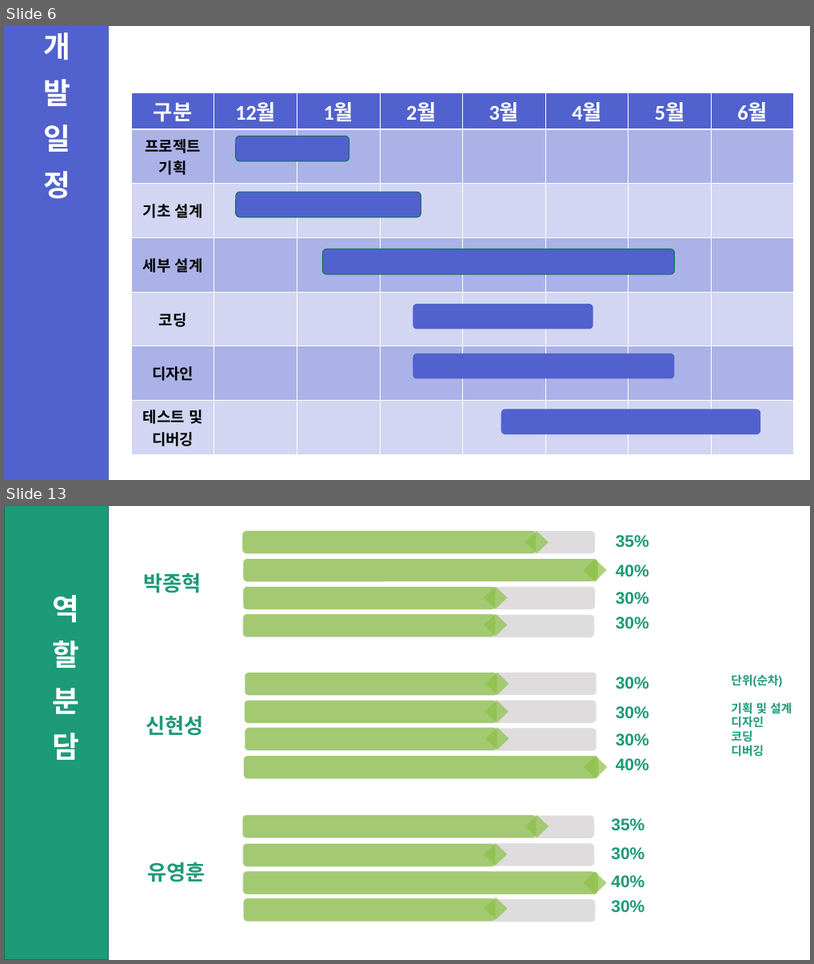
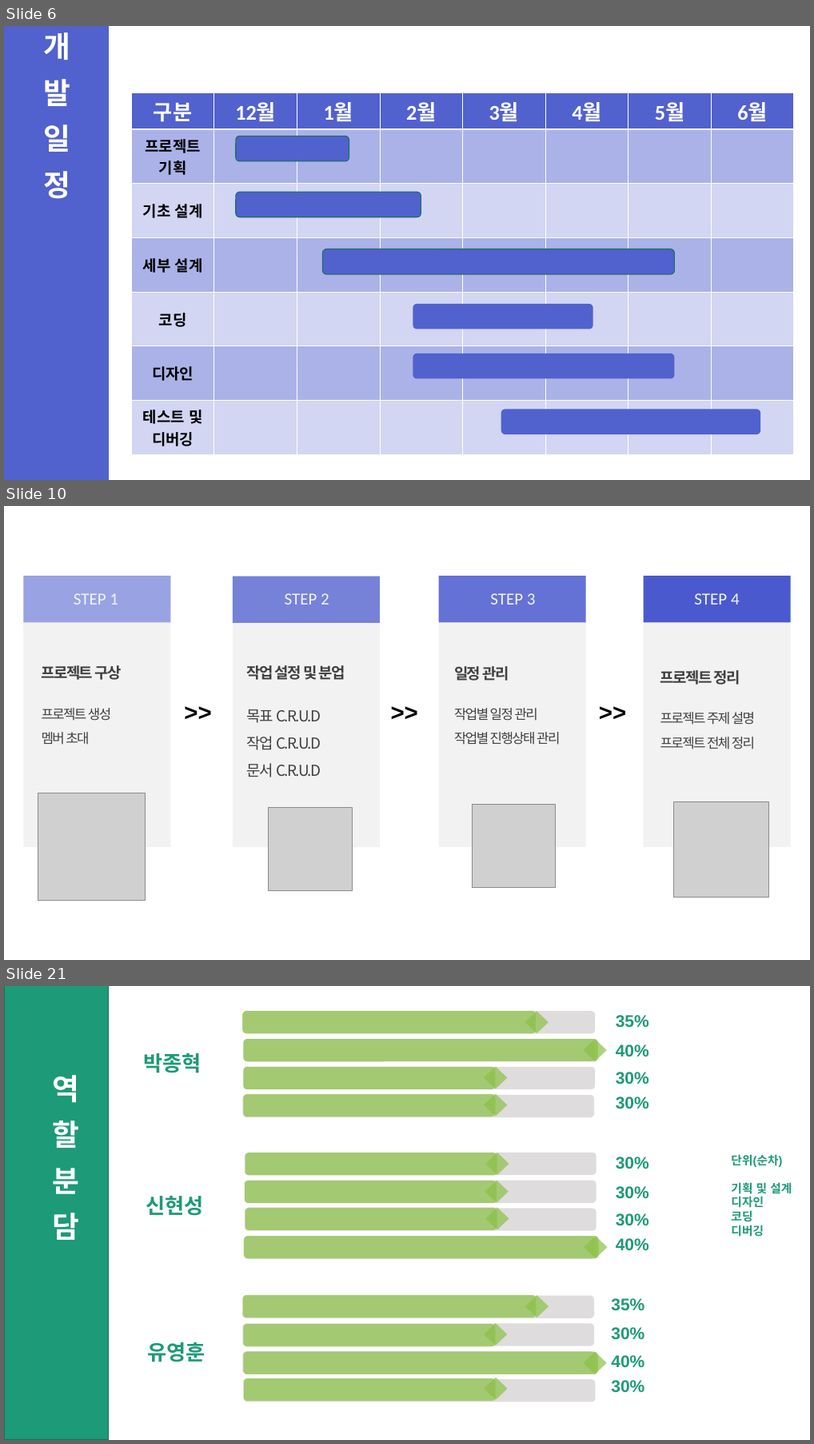
Before and after one commit to ShinHyeonSeong/Final, a slide deck: 기획 UI/A조 프로토타입 발표.pptx. Shown one above the other, each under a label of ours: slides 6 and 13 before the commit, slides 6, 10 and 21 after it; the slides between them are not shown. The pictures are 814x964 and 814x1444 pixels, drawn with LibreOffice and Linux fonts; fonts in the diff are those of the drawing; grey boxes stand for pictures. Boxes give left, top, right and bottom in pixels: in the first picture for what was removed or moved away, otherwise in the second. Text is boxed around its words. In the diff, an @@ line names an element or a change of style, - is before the commit and + after.

```diff
--- a/기획 UI/A조 프로토타입 발표.pptx
+++ b/기획 UI/A조 프로토타입 발표.pptx
@@ slide 10 added at (4, 506, 810, 960), background #FFFFFF @@
@@ rectangle added at (233, 576, 380, 847), fill #F2F2F2 @@
@@ rectangle added at (233, 576, 380, 623), fill #7682D8 @@
@@ rectangle added at (439, 576, 586, 847), fill #F2F2F2 @@
@@ rectangle added at (439, 576, 586, 622), fill #6572D5 @@
@@ rectangle added at (644, 576, 791, 847), fill #F2F2F2 @@
@@ rectangle added at (644, 576, 791, 622), fill #4A5ACE @@
@@ text added at (285, 593, 330, 604), 20 pt, text #F2F2F2 @@
+STEP 2
@@ text added at (490, 593, 536, 604), 20 pt, text #F2F2F2 @@
+STEP 3
@@ text added at (694, 593, 740, 604), 20 pt, text #F2F2F2 @@
+STEP 4
@@ group added at (23, 576, 170, 847): 2 rectangles, 2 texts @@
+STEP 1
+프로젝트 구상
+프로젝트 생성
+멤버 초대
@@ text added at (246, 665, 346, 777), 18 pt, text #404040 @@
+작업 설정 및 분업
+목표 C.R.U.D
+작업 C.R.U.D
+문서 C.R.U.D
@@ text added at (454, 666, 560, 744), 16 pt, text #404040 @@
+일정 관리
+작업별 일정 관리
+작업별 진행상태 관리
@@ text added at (661, 670, 755, 749), 16 pt, text #404040 @@
+프로젝트 정리
+프로젝트 주제 설명
+프로젝트 전체 정리
@@ text added at (178, 694, 237, 728), 28 pt, text #000000, bold @@
+>>
@@ text added at (385, 694, 444, 728), 28 pt, text #000000, bold @@
+>>
@@ text added at (594, 694, 652, 728), 28 pt, text #000000, bold @@
+>>
@@ picture added at (38, 793, 145, 900) @@
@@ picture added at (269, 808, 353, 891) @@
@@ picture added at (472, 804, 556, 888) @@
@@ picture added at (674, 801, 769, 896) @@
@@ what was slide 13 is now slide 21 @@
```
Also in this commit, not shown: 7 slides changed, 7 other slides added, 1 other file.
